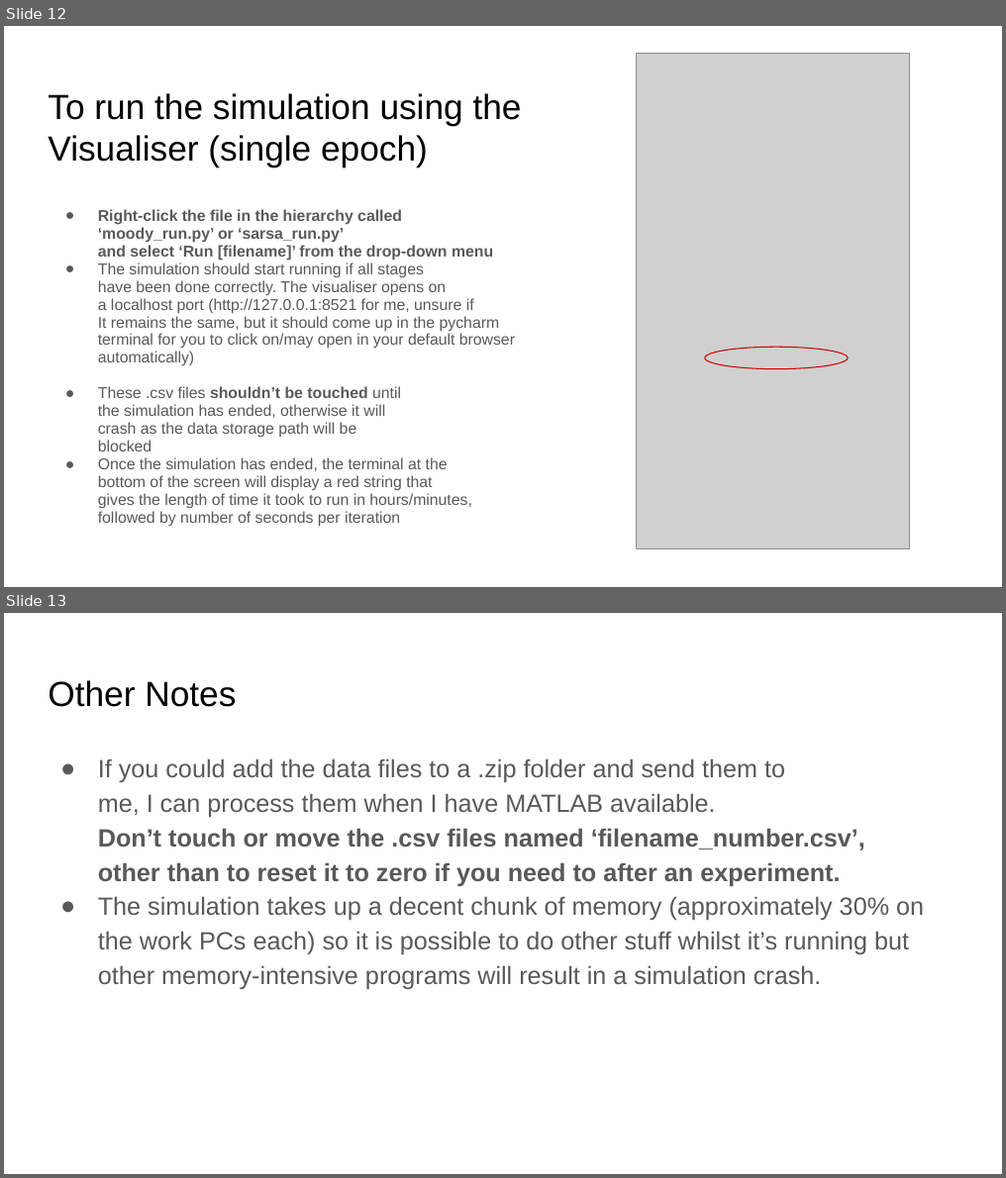
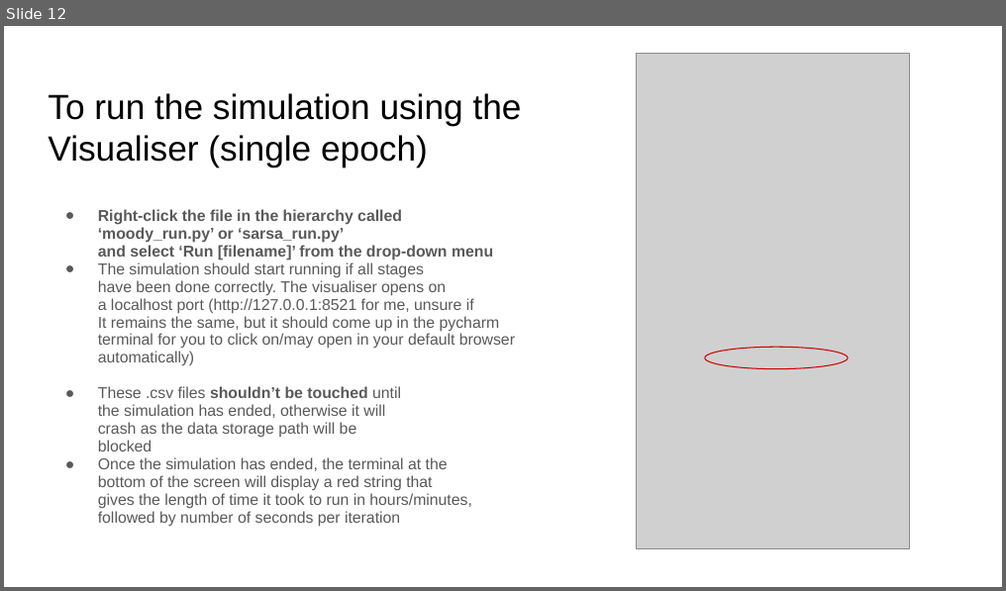
Before and after one commit to seifely/pdpython, a slide deck: pdpython_model/Setup and Run Instructions.pptx. Shown one above the other, each under a label of ours: slides 12 and 13 before the commit, slide 12 after it. The pictures are 1006x1178 and 1006x591 pixels, drawn with LibreOffice and Linux fonts; fonts in the diff are those of the drawing; grey boxes stand for pictures. Boxes give left, top, right and bottom in pixels: in the first picture for what was removed or moved away, otherwise in the second. Text is boxed around its words. In the diff, an @@ line names an element or a change of style, - is before the commit and + after.

```diff
--- a/pdpython_model/Setup and Run Instructions.pptx
+++ b/pdpython_model/Setup and Run Instructions.pptx
@@ slide 13 removed at (4, 613, 1002, 1174), background #FFFFFF @@
@@ title removed at (48, 680, 236, 707) @@
-Other Notes
@@ text removed at (98, 759, 924, 989) @@
-● If you could add the data files to a .zip folder and send them to
-  me, I can process them when I have MATLAB available.
-  Don’t touch or move the .csv files named ‘filename_number.csv’,
-  other than to reset it to zero if you need to after an experiment.
-● The simulation takes up a decent chunk of memory (approximately 30% on the work PCs each) so it is possible to do other stuff whilst it’s running but other memory-intensive programs will result in a simulation crash.
```
Also in this commit, not shown: 3 slides changed, 1 slide added, 4 other files.
